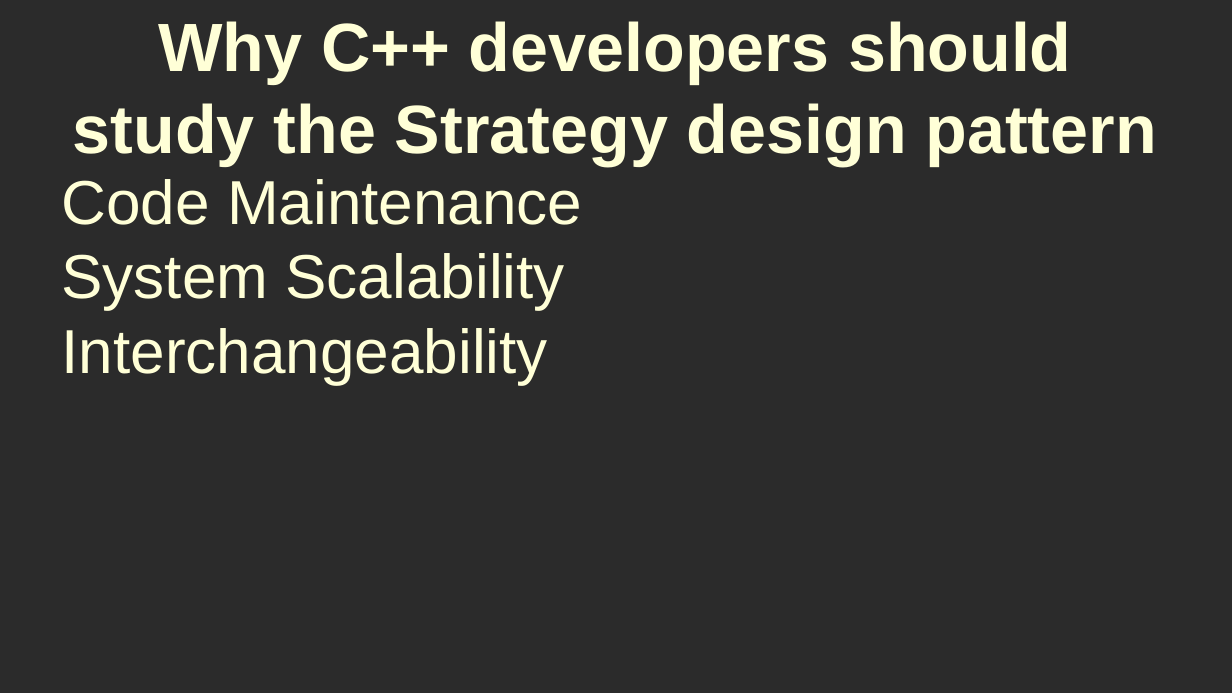
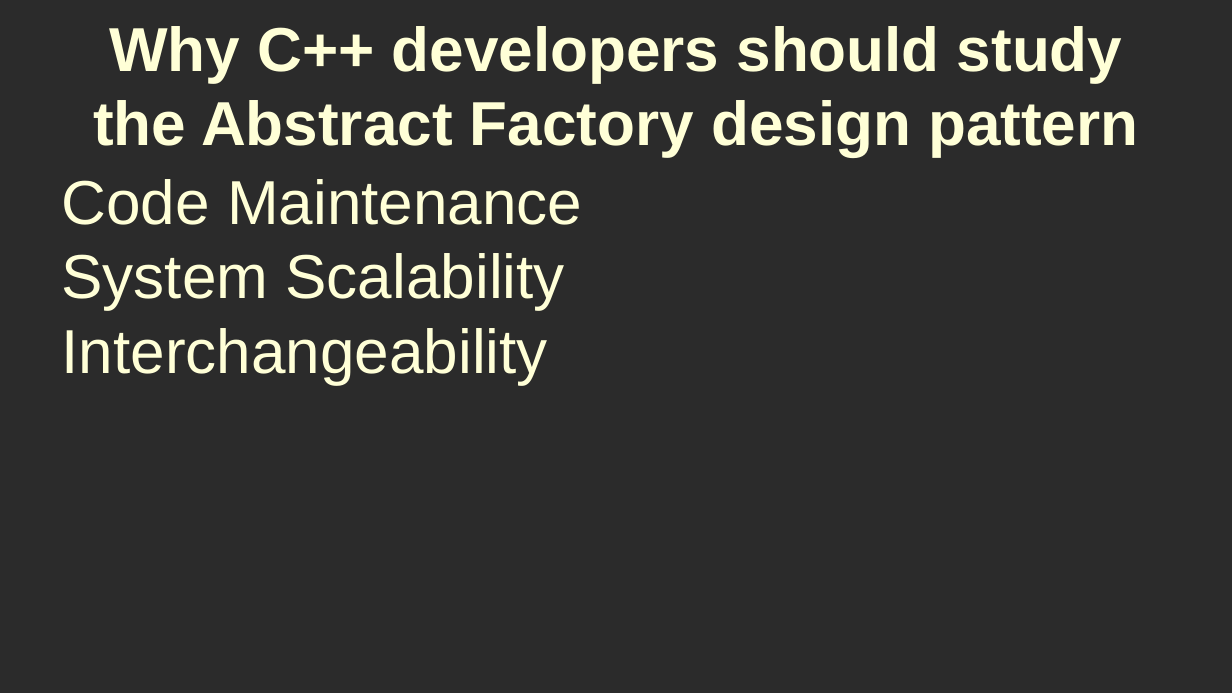
Before and after one commit to RayAndrade/CPPstudy, a slide deck: slide 9 of Creational/AbstractFactory/intro/why.odp (slide 7 before the commit). Drawn at 1232x693 pixels with LibreOffice and Linux fonts; fonts in the diff are those of the drawing; background and template pictures are left out; a plain dark background stands for a picture behind light text. Boxes give left, top, right and bottom in pixels: in the first picture for what was removed or moved away, otherwise in the second. Text is boxed around its words. In the diff, an @@ line names an element or a change of style, - is before the commit and + after.

```diff
--- a/Creational/AbstractFactory/intro/why.odp
+++ b/Creational/AbstractFactory/intro/why.odp
@@ title at bbox=[93, 26, 1138, 157]: text changed; size 44 to 40 pt @@
-Why C++ developers should study the Strategy design pattern
+Why C++ developers should study the Abstract Factory design pattern
```
Also in this commit, not shown: 10 other slides changed, 2 slides added, 40 other files.
